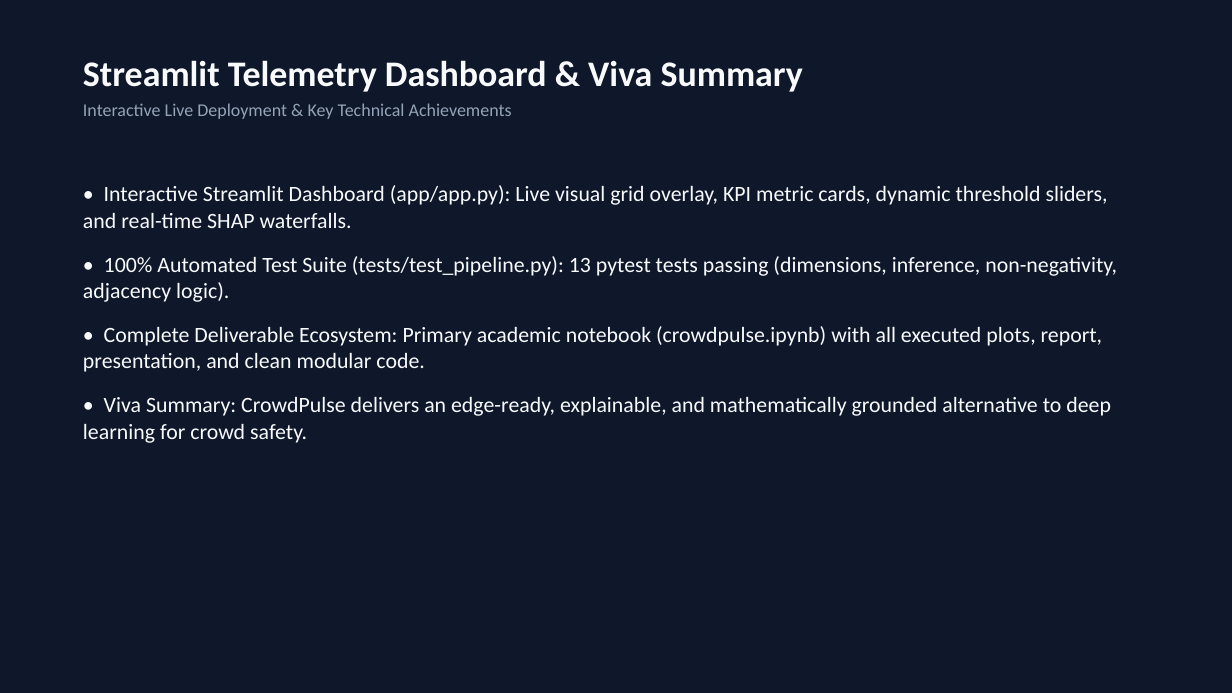
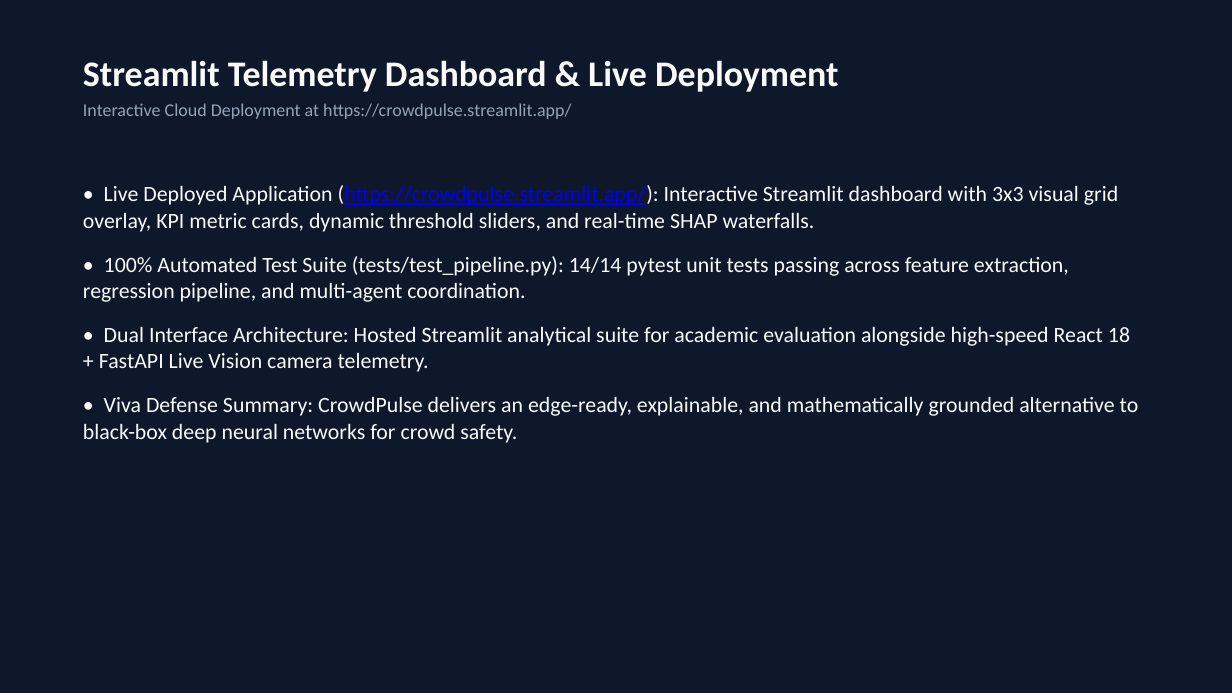
Before and after one commit to Saicharantejapudi/CrowdPulse, a slide deck: slide 10 of docs/CrowdPulse_Individual_Presentation.pptx. Drawn at 1232x693 pixels with LibreOffice and Linux fonts; fonts in the diff are those of the drawing. Boxes give left, top, right and bottom in pixels: in the first picture for what was removed or moved away, otherwise in the second. Text is boxed around its words. In the diff, an @@ line names an element or a change of style, - is before the commit and + after.

Commit message:
fixed streamlit add unpickler compatibility hook for _loss and import shap

```diff
--- a/docs/CrowdPulse_Individual_Presentation.pptx
+++ b/docs/CrowdPulse_Individual_Presentation.pptx
@@ text at (83,60,838,119): text changed @@
-Streamlit Telemetry Dashboard & Viva Summary
-Interactive Live Deployment & Key Technical Achievements
+Streamlit Telemetry Dashboard & Live Deployment
+Interactive Cloud Deployment at https://crowdpulse.streamlit.app/
@@ text at (83,185,1139,443): text changed @@
-• Interactive Streamlit Dashboard (app/app.py): Live visual grid overlay, KPI metric cards, dynamic threshold sliders, and real-time SHAP waterfalls.
-• 100% Automated Test Suite (tests/test_pipeline.py): 13 pytest tests passing (dimensions, inference, non-negativity, adjacency logic).
-• Complete Deliverable Ecosystem: Primary academic notebook (crowdpulse.ipynb) with all executed plots, report, presentation, and clean modular code.
-• Viva Summary: CrowdPulse delivers an edge-ready, explainable, and mathematically grounded alternative to deep learning for crowd safety.
+• Live Deployed Application (https://crowdpulse.streamlit.app/): Interactive Streamlit dashboard with 3x3 visual grid overlay, KPI metric cards, dynamic threshold sliders, and real-time SHAP waterfalls.
+• 100% Automated Test Suite (tests/test_pipeline.py): 14/14 pytest unit tests passing across feature extraction, regression pipeline, and multi-agent coordination.
+• Dual Interface Architecture: Hosted Streamlit analytical suite for academic evaluation alongside high-speed React 18 + FastAPI Live Vision camera telemetry.
+• Viva Defense Summary: CrowdPulse delivers an edge-ready, explainable, and mathematically grounded alternative to black-box deep neural networks for crowd safety.
```
Also in this commit, not shown: 1 other slide changed, 10 other files.
